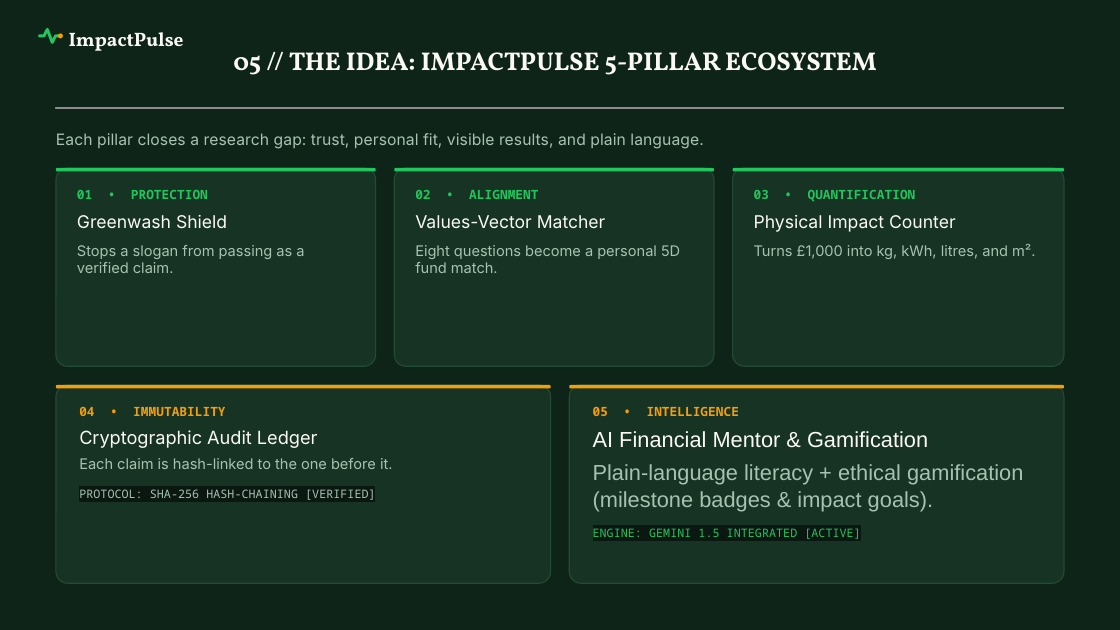
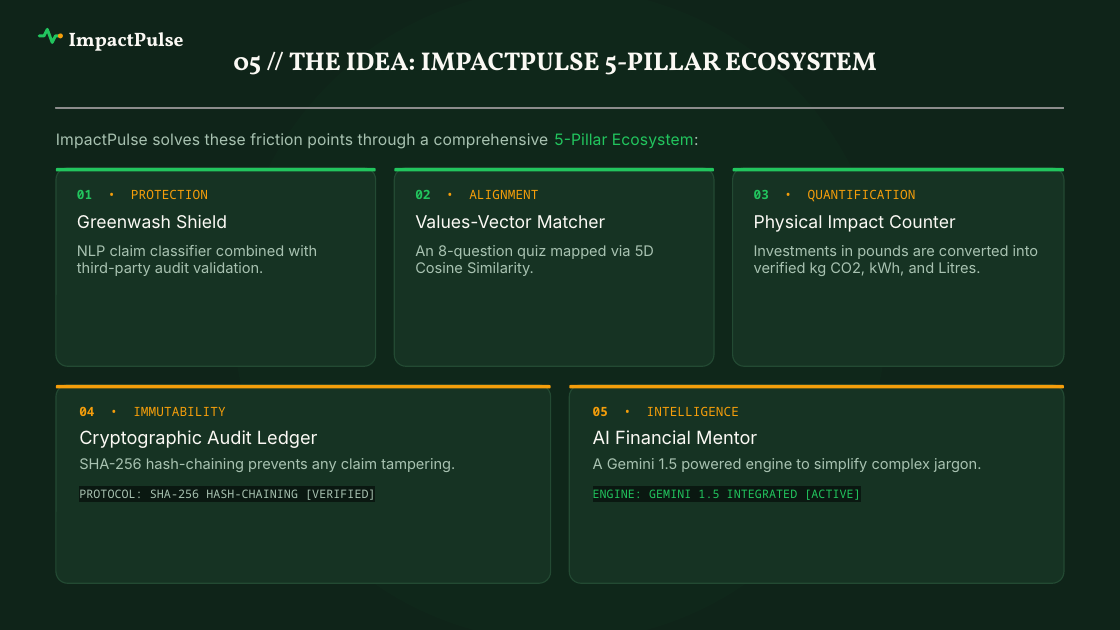
Before and after one commit to Siva-Subramaniam-DS/TCS-Project, a slide deck: slide 5 of ImpactPulse_TCS_Submission_12Slides.pptx. Drawn at 1120x630 pixels with LibreOffice and Linux fonts; fonts in the diff are those of the drawing; grey boxes stand for pictures; background and template pictures are left out. Boxes give left, top, right and bottom in pixels: in the first picture for what was removed or moved away, otherwise in the second. Text is boxed around its words. In the diff, an @@ line names an element or a change of style, - is before the commit and + after.

```diff
--- a/ImpactPulse_TCS_Submission_12Slides.pptx
+++ b/ImpactPulse_TCS_Submission_12Slides.pptx
@@ ellipse added at (233,0,886,630), fill #22C55E at 2% opacity @@
@@ text at (56,133,699,149): text changed @@
-Each pillar closes a research gap: trust, personal fit, visible results, and plain language.
+ImpactPulse solves these friction points through a comprehensive 5-Pillar Ecosystem:
@@ text at (77,189,208,199): text colour #22C55E to #F59E0B, bold off in "• PROTECTION" @@
@@ text at (415,189,538,199): text colour #22C55E to #F59E0B, bold off in "• ALIGNMENT" @@
@@ text at (754,189,916,202): text colour #22C55E to #F59E0B, bold off in "• QUANTIFICATION" @@
@@ text at (77,245,317,276): text changed @@
-Stops a slogan from passing as a verified claim.
+NLP claim classifier combined with third-party audit validation.
@@ text at (415,245,654,276): text changed @@
-Eight questions become a personal 5D fund match.
+An 8-question quiz mapped via 5D Cosine Similarity.
@@ text at (754,245,1039,276): text changed @@
-Turns £1,000 into kg, kWh, litres, and m².
+Investments in pounds are converted into verified kg CO2, kWh, and Litres.
@@ text at (79,407,225,416): bold off in "• IMMUTABILITY" @@
@@ text at (593,406,739,416): bold off in "• INTELLIGENCE" @@
@@ text at (593,430,981,472): text changed; size 14 to 9.4 pt; font Arial to Inter @@
-AI Financial Mentor & Gamification
-Plain-language literacy + ethical gamification (milestone badges & impact goals).
+AI Financial Mentor
+A Gemini 1.5 powered engine to simplify complex jargon.
@@ text at (79,458,455,472): text changed @@
-Each claim is hash-linked to the one before it.
+SHA-256 hash-chaining prevents any claim tampering.
```
Also in this commit, not shown: 11 other slides changed, 17 other files.
